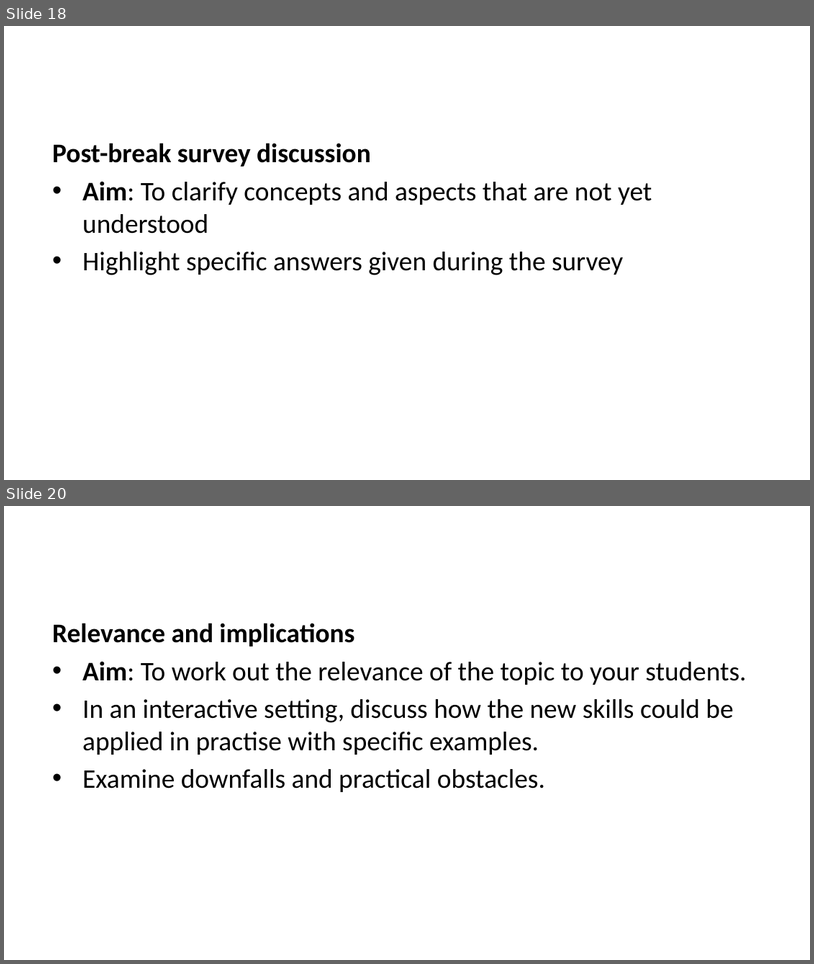
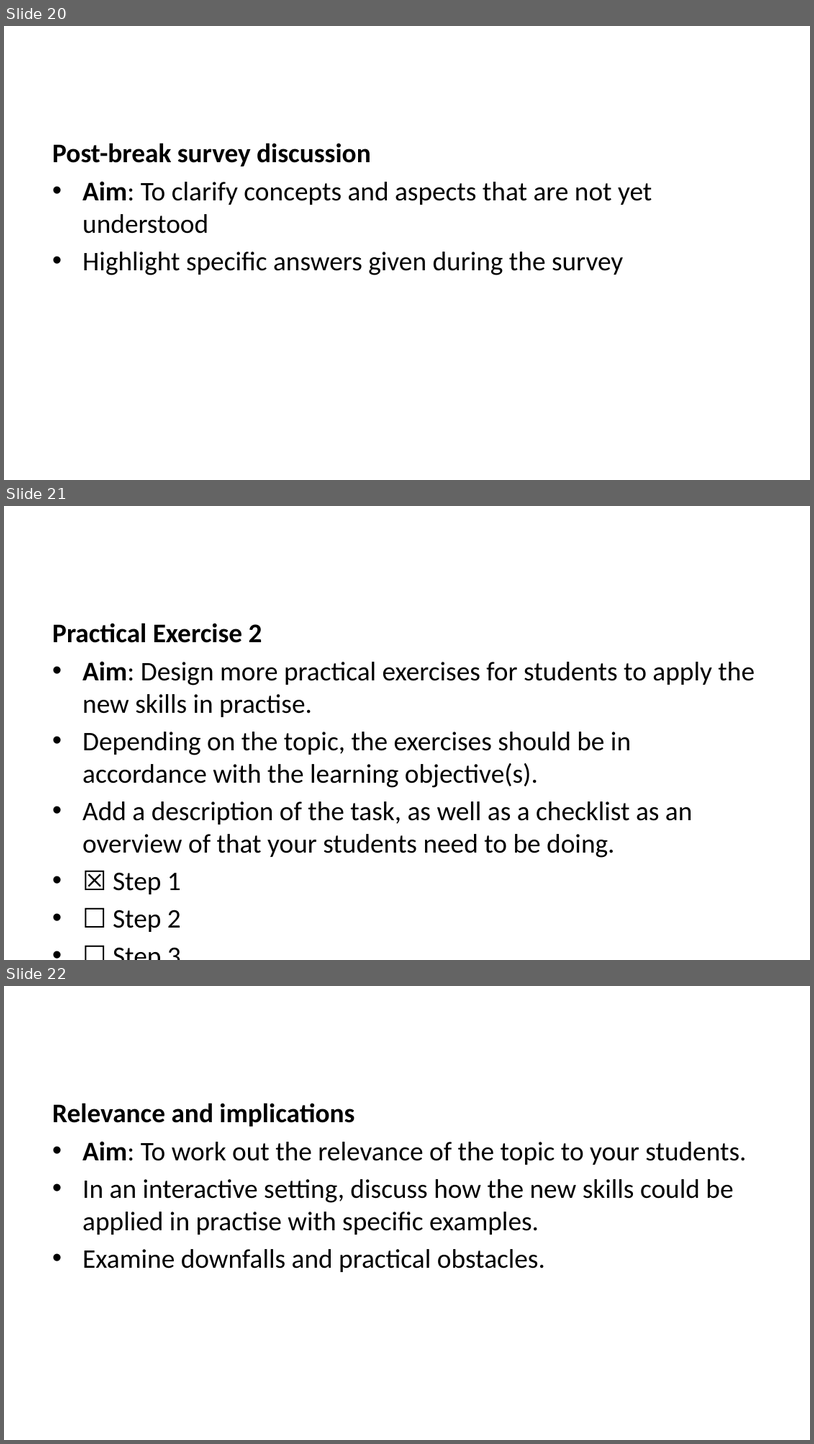
Before and after one commit to lmu-osc/train-the-trainer-student-track-pedagogy, a slide deck: _site/materials/module-4/M4-S3-Citation-Politics/M4-S3-Citation-Politics-slides.pptx. Shown one above the other, each under a label of ours: slides 18 and 20 before the commit, slides 20, 21 and 22 after it; the slides between them are not shown. The pictures are 814x964 and 814x1444 pixels, drawn with LibreOffice and Linux fonts; fonts in the diff are those of the drawing. Boxes give left, top, right and bottom in pixels: in the first picture for what was removed or moved away, otherwise in the second. Text is boxed around its words. In the diff, an @@ line names an element or a change of style, - is before the commit and + after.

Commit message:
Add first draft submodule constructional alignment and learning theories M1S1

```diff
--- a/_site/materials/module-4/M4-S3-Citation-Politics/M4-S3-Citation-Politics-slides.pptx
+++ b/_site/materials/module-4/M4-S3-Citation-Politics/M4-S3-Citation-Politics-slides.pptx
@@ slide 21 added at (4,506,810,960), background #FFFFFF @@
@@ text added at (52,623,755,894), 24 pt, text #000000 @@
+Practical Exercise 2
+• Aim: Design more practical exercises for students to apply the new skills in practise.
+• Depending on the topic, the exercises should be in accordance with the learning objective(s).
+• Add a description of the task, as well as a checklist as an overview of that your students need to be doing.
+• ☒ Step 1
+• ☐ Step 2
+• ☐ Step 3
@@ what was slide 18 is now slide 20 @@
@@ what was slide 20 is now slide 22 @@
```
Also in this commit, not shown: 2 slides changed, 1 other slide added, 40 other files.
